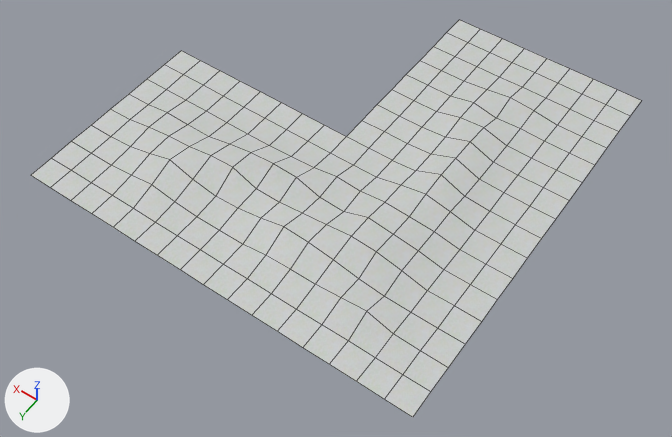
Renders of the OBJ model game/models/auto/corner_4.obj from each side of a commit.
Both versions are drawn from a 50 mm camera at (-593.0, 1487.0, 1601.0) aimed at (176.0, 410.0, -91.0). Every picture has the same lights, and +X, +Y and +Z are marked at lower left. Mesh edges are drawn as thin lines. Where no turn or scale is listed for an object, it has been applied to the vertices.

The older version as bpy lines, for what is in view:
```python
me_corner_4_cube_021 = bpy.data.meshes.new('corner_4_Cube.021')
me_corner_4_cube_021.from_pydata(...)  # 225 vertices, 192 faces; spans x -256.0..768.0, y -256.0..768.0, z 0.0..44.0
me_corner_4_cube_021.materials.append(mat_material)  # picture img_ground_tga
ob_corner_4_cube_021 = bpy.data.objects.new('corner_4_Cube.021', me_corner_4_cube_021)
ob_corner_4_cube_021.location = (0.0, 0.0, 0.0)
```
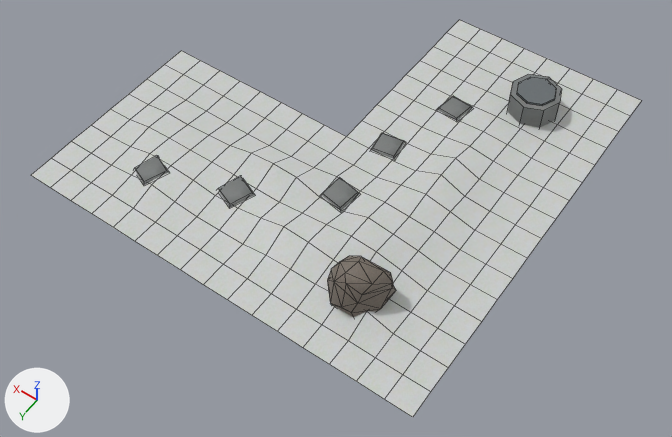
Where the change shows, as pixel boxes [x1, y1, x2, y2] in the pictures (672 x 437 px):
part 1 of me_corner_4_cube_021, added
    after: [517, 77, 556, 106]
part 2 of me_corner_4_cube_021, added
    after: [327, 256, 396, 317]
part 3 of me_corner_4_cube_021, added
    after: [507, 74, 561, 128]
part 4 of me_corner_4_cube_021, built on
    before: [422, 53, 581, 193]
    after: [371, 53, 581, 193]
part 5 of me_corner_4_cube_021, built on
    before: [112, 111, 291, 230]
    after: [112, 111, 360, 230]

The change in detail:
Picture 'metal.tga' (img_metal_tga) is new.
Picture 'concrete.tga' (img_concrete_tga) is new.
Picture 'rock.tga' (img_rock_tga) is new.
Material 'textures/dev/ground_metal.tga' (mat_textures_dev_ground_metal_tga) is new.
Its texture is img_metal_tga.
Its roughness is 0.69.
Material 'textures/dev/ground_concrete.tga' (mat_textures_dev_ground_concrete_tga) is new.
Its texture is img_concrete_tga.
Its roughness is 0.69.
Material 'textures/dev/ground_rock.tga' (mat_textures_dev_ground_rock_tga) is new.
Its texture is img_rock_tga.
Its roughness is 0.69.
me_corner_4_cube_021 is used by ob_corner_4_cube_021; location (0.0, 0.0, 0.0).
me_corner_4_cube_021 had 225 vertices, 192 faces and spanned x -256.0..768.0, y -256.0..768.0, z 0.0..44.0.
me_corner_4_cube_021 now has 331 vertices, 305 faces and spans x -256.0..768.0, y -256.0..768.0, z -19.0..105.0.
me_corner_4_cube_021 part 1: a new loose piece, an 8-sided cylinder along z spanning x -102.8..-8.6, y -121.7..-27.4, z 59.4..64.2, in mat_textures_dev_ground_metal_tga (picture img_metal_tga).
me_corner_4_cube_021 part 2: a new loose piece of 34 vertices spanning x -84.0..44.0, y 549.0..671.0, z -19.0..105.0, in mat_textures_dev_ground_rock_tga (picture img_rock_tga).
me_corner_4_cube_021 part 3: a new loose piece of 16 vertices spanning x -117.0..6.0, y -136.0..-13.0, z -5.0..59.0, in mat_textures_dev_ground_concrete_tga (picture img_concrete_tga).
Part 4, on me_corner_4_cube_021:
13 vertices move from x -64.0..64.0, y -128.0..128.0, z 0.0..31.0 to x -64.0..64.0, y -128.0..128.0, z 1.0..15.0.
16 vertices are added at x 60.0..197.0, y -4.0..261.0, z -3.0..11.0.
12 new faces join them, mat_textures_dev_ground_concrete_tga (picture img_concrete_tga).
Part 5, on me_corner_4_cube_021:
11 vertices move from x 384.0..576.0, y 448.0..576.0, z 7.0..44.0 to x 384.0..576.0, y 448.0..576.0, z 9.0..33.0.
24 vertices are added at x 124.0..586.0, y 380.0..650.0, z 5.0..27.0.
18 new faces join them, mat_textures_dev_ground_concrete_tga (picture img_concrete_tga).
me_corner_4_cube_021 now uses material mat_textures_dev_ground_concrete_tga (picture img_concrete_tga).
me_corner_4_cube_021 now uses material mat_textures_dev_ground_rock_tga (picture img_rock_tga).
me_corner_4_cube_021 now uses material mat_textures_dev_ground_metal_tga (picture img_metal_tga).
